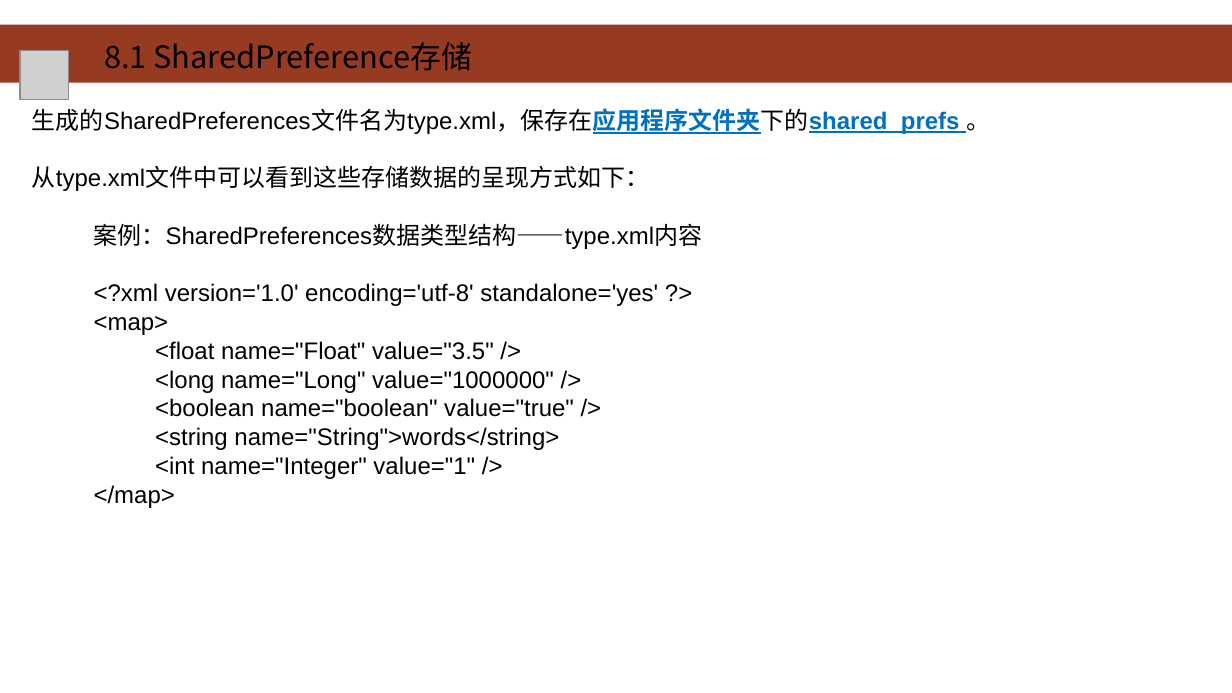
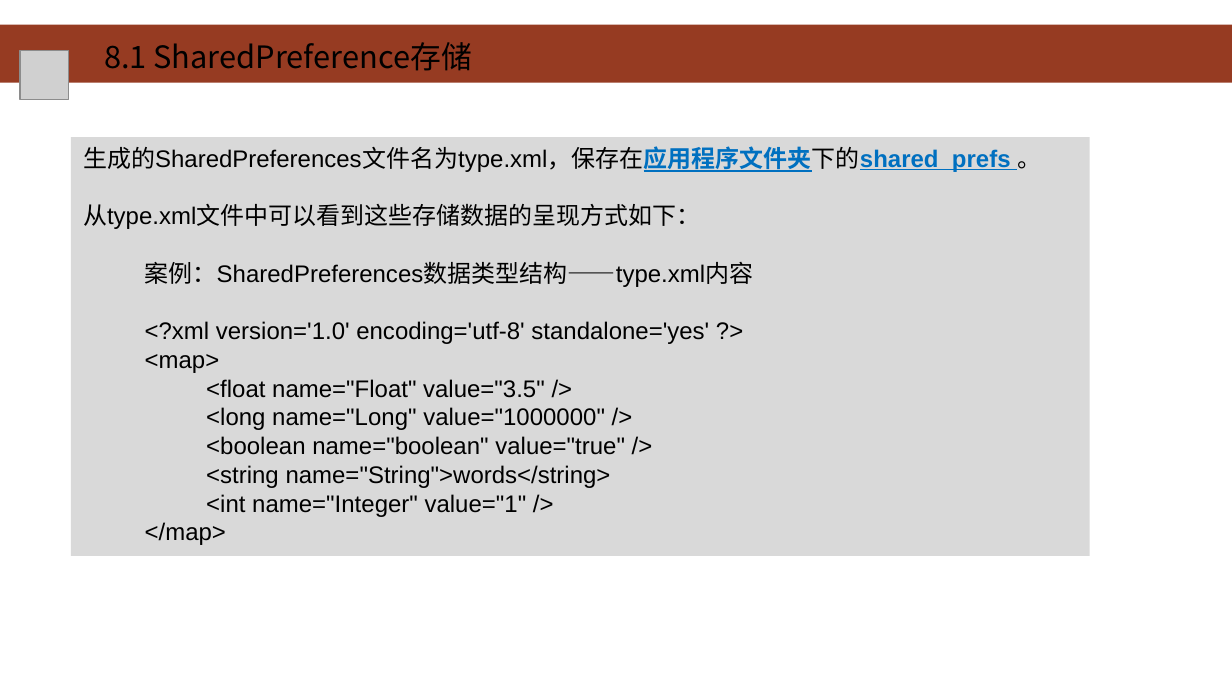
Before and after one commit to HBU/Android-PPT, a slide deck: slide 6 of 08.0 -- 数据存储 -- 第08章.pptx. Drawn at 1232x693 pixels with LibreOffice and Linux fonts; fonts in the diff are those of the drawing; grey boxes stand for pictures; background and template pictures are left out. Boxes give left, top, right and bottom in pixels: in the first picture for what was removed or moved away, otherwise in the second. Text is boxed around its words. In the diff, an @@ line names an element or a change of style, - is before the commit and + after.

```diff
--- a/08.0 -- 数据存储 -- 第08章.pptx
+++ b/08.0 -- 数据存储 -- 第08章.pptx
@@ rectangle "生成的SharedPreferences文件名为type.xml，保存在应用程序文件夹下的shared_prefs 。": place and size @@
-rectangle "生成的SharedPreferences文件名为type.xml，保存在应用程序文件夹下的shared_prefs 。" at [32,108,990,508]
+rectangle "生成的SharedPreferences文件名为type.xml，保存在应用程序文件夹下的shared_prefs 。" at [71,137,1090,556]
@@ rectangle "生成的SharedPreferences文件名为type.xml，保存在应用程序文件夹下的shared_prefs 。" at [71,137,1090,556]: fill none to #D9D9D9 @@
```
Also in this commit, not shown: 27 other slides changed.
